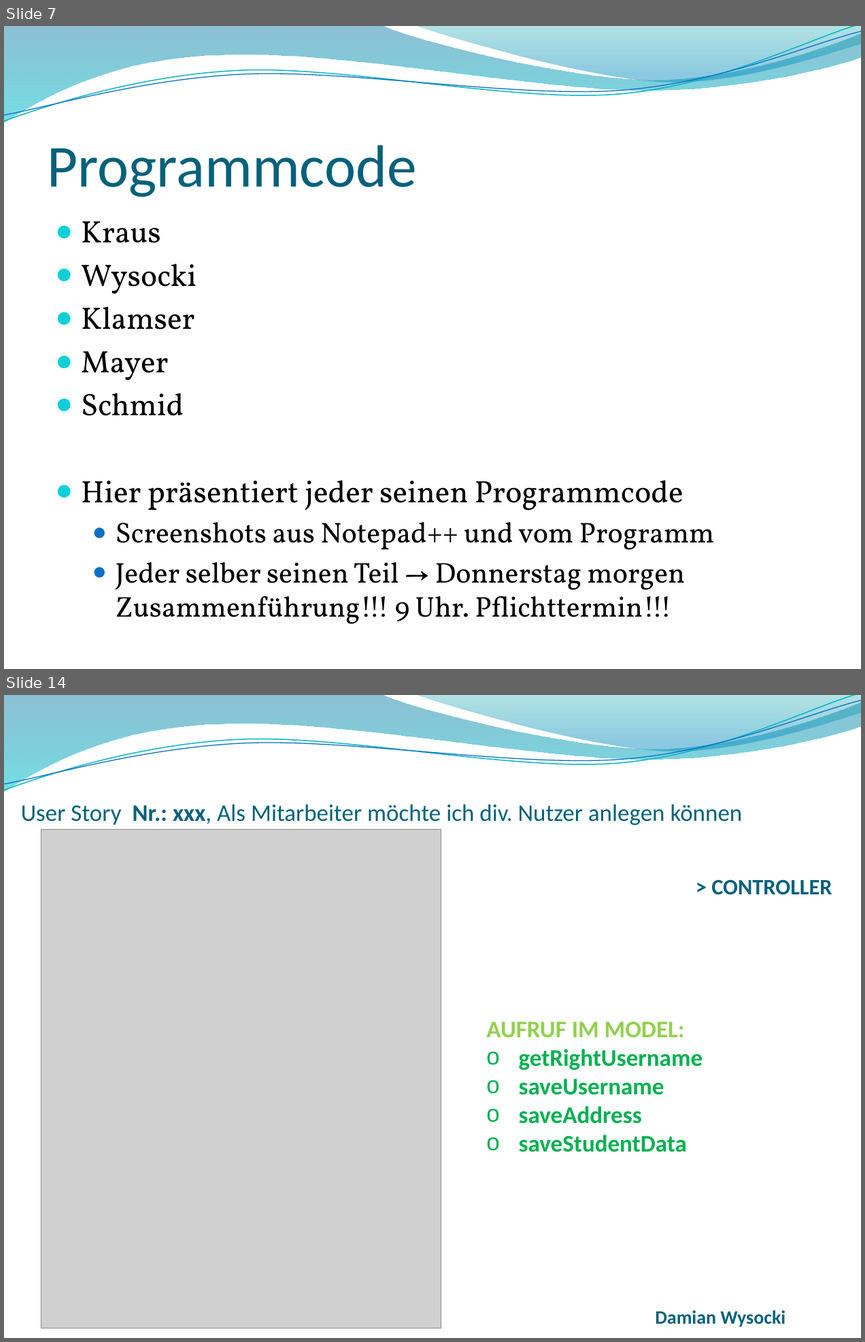
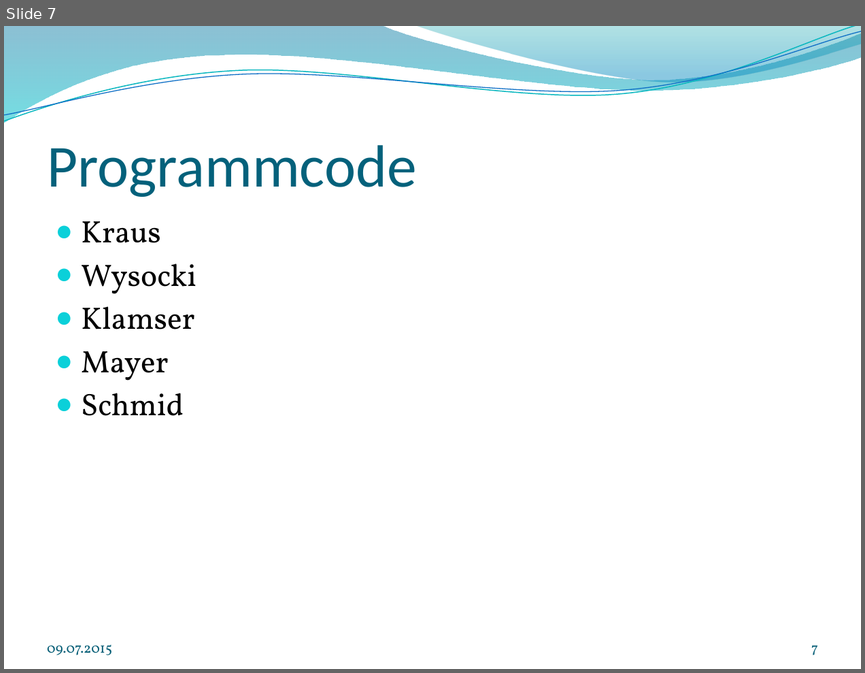
Before and after one commit to wf5ss2015/wfprj, a slide deck: Lehrveranstaltungsmanagement_Präsentation.pptx. Shown one above the other, each under a label of ours: slides 7 and 14 before the commit, slide 7 after it; the slides between them are not shown. The pictures are 865x1342 and 865x673 pixels, drawn with LibreOffice and Linux fonts; fonts in the diff are those of the drawing; grey boxes stand for pictures; background and template pictures are left out. Boxes give left, top, right and bottom in pixels: in the first picture for what was removed or moved away, otherwise in the second. Text is boxed around its words. In the diff, an @@ line names an element or a change of style, - is before the commit and + after.

```diff
--- a/Lehrveranstaltungsmanagement_Präsentation.pptx
+++ b/Lehrveranstaltungsmanagement_Präsentation.pptx
@@ slide 14 removed at (4,695,861,1338), background picture (left out); not listed: 4 template elements that a slide beside it also shows @@
@@ text removed at (21,804,742,825) @@
-User Story Nr.: xxx, Als Mitarbeiter möchte ich div. Nutzer anlegen können
@@ picture removed at (41,830,440,1328) @@
@@ text removed at (711,879,832,895) @@
-> CONTROLLER
@@ text removed at (486,1021,702,1152) @@
-AUFRUF IM MODEL:
-o getRightUsername
-o saveUsername
-o saveAddress
-o saveStudentData
@@ text removed at (655,1310,785,1327) @@
-Damian Wysocki
@@ slide 7 changed as well @@
@@ text at (81,480,715,624): paragraphs removed @@
-● Hier präsentiert jeder seinen Programmcode
-  ● Screenshots aus Notepad++ und vom Programm
-  ● Jeder selber seinen Teil → Donnerstag morgen Zusammenführung!!! 9 Uhr. Pflichttermin!!!
@@ text added at (47,644,112,655), 12 pt, text #045D75 @@
+09.07.2015
@@ page number added at (811,645,818,655), 12 pt, text #045D75 @@
+7
```
Also in this commit, not shown: 7 other slides changed, 42 slides added, 14 other slides removed, 1 other file.
